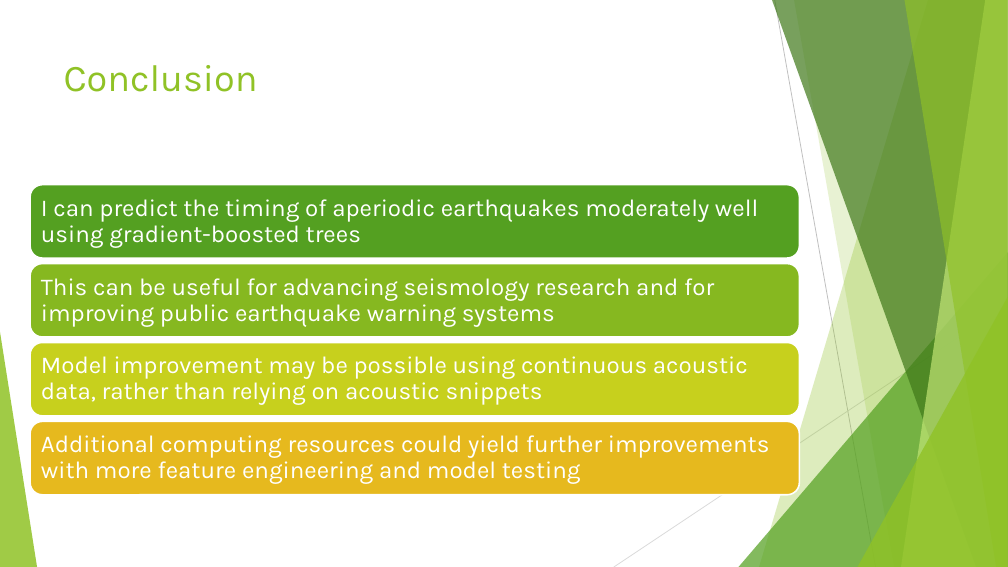
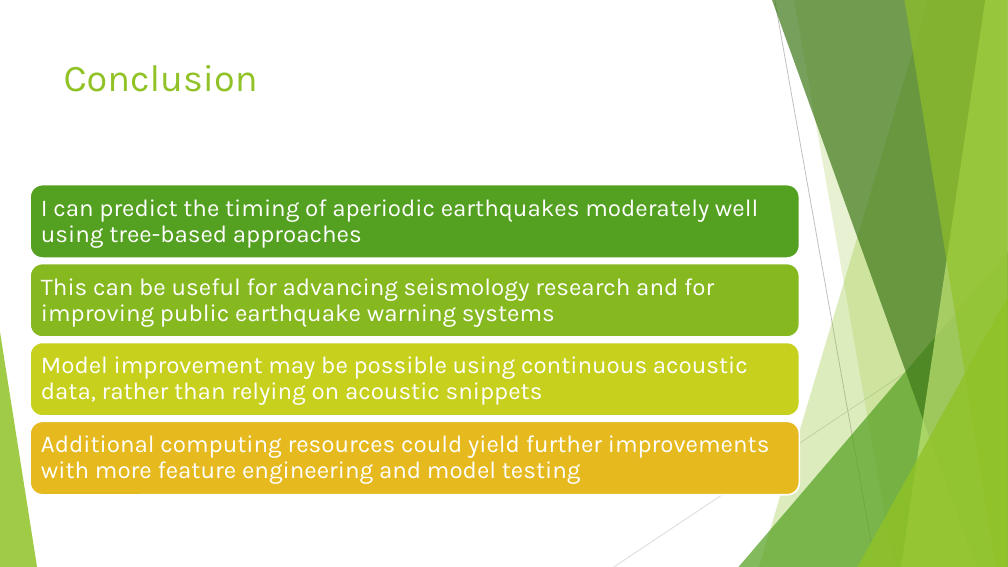
Before and after one commit to DavidBraslow/dsc-5-capstone-project-online-ds-sp-000, a slide deck: slide 7 of presentation.pptx. Drawn at 1008x567 pixels with LibreOffice and Linux fonts; fonts in the diff are those of the drawing. Boxes give left, top, right and bottom in pixels: in the first picture for what was removed or moved away, otherwise in the second. Text is boxed around its words. In the diff, an @@ line names an element or a change of style, - is before the commit and + after.

```diff
--- a/presentation.pptx
+++ b/presentation.pptx
@@ text at (41,199,758,247): text changed @@
-I can predict the timing of aperiodic earthquakes moderately well using gradient-boosted trees
+I can predict the timing of aperiodic earthquakes moderately well using tree-based approaches
```
Also in this commit, not shown: 1 other slide changed, 3 other files.
